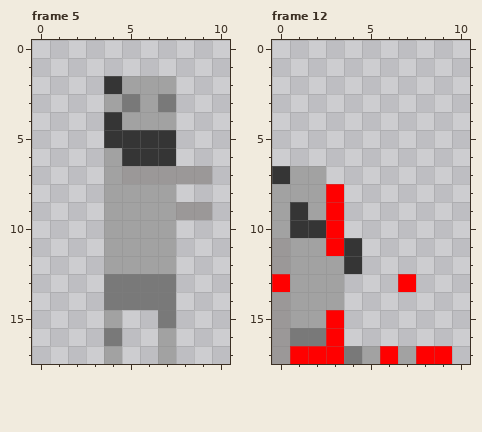
Two versions of one pixel-art file, game/assets/images/f_shot.ase. The picture above is the old version.
11x18 pixels, 15 frames. Shown: frame 5, frame 12. The commit also changed other frames, which this record leaves out.
After:
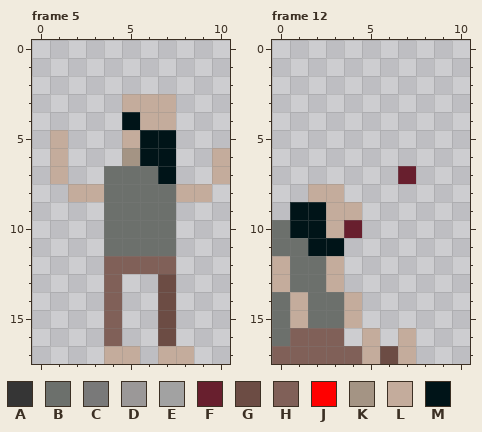
Palette (. is transparent): A #353535  B #6c706c  C #797979  D #9b9898  E #a2a2a2  F #681f2e  G #6c4c44  H #806058  J #ff0000  K #a49484  L #c4ac9c  M #001418
Diff:
layer "Layer 2" added
Changed rows in their new state; - is an unchanged pixel.
Frame 5, layer "Layer 1":
first column x 1:
 2 ---....---
 3 ---.LLL---
 4 ---.MLL---
 5 L--.LMM---
 6 L--.KMM--L
 7 L--BBBM..L
 8 -LLBBBBLL-
 9 ---BBBB..-
10 ---BBBB---
11 ---BBBB---
12 ---HHHH---
13 ---H..G---
14 ---H..G---
15 ---H--G---
16 ---H--G---
17 ---LL-LL--
Frame 12, layers "Layer 2", "Layer 1":
first column x 0:
 7 ...----F--
 8 ..LL------
 9 .MMLL-----
10 BMMLF-----
11 BBMM.-----
12 LBBL.-----
13 LBBL---.--
14 BLBBL-----
15 BLBBL-----
16 BHHH-L-L--
17 HHHHHLGL..
